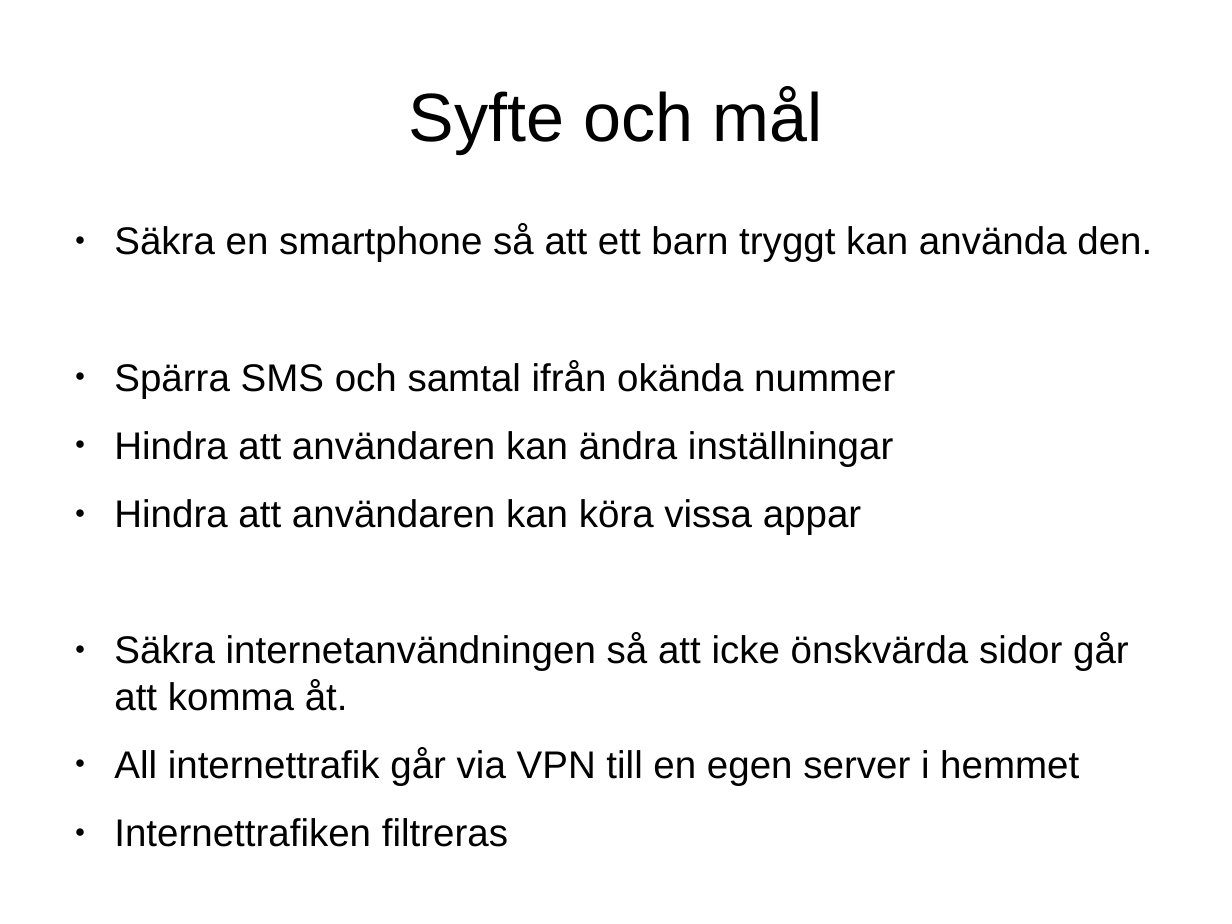
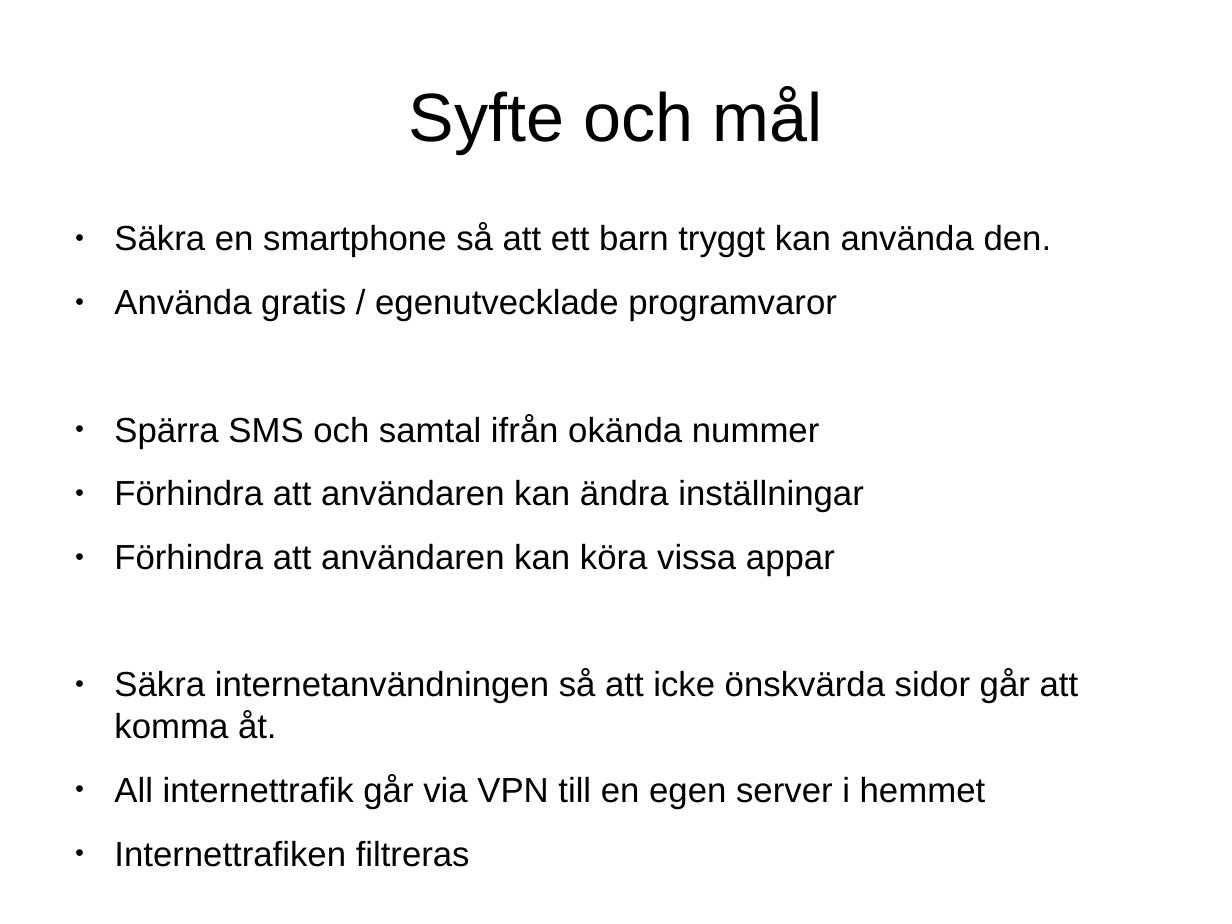
Before and after one commit to obidobanobi/documents, a slide deck: slide 3 of ParanoidPresentation.odp. Drawn at 1232x924 pixels with LibreOffice and Linux fonts; fonts in the diff are those of the drawing. Boxes give left, top, right and bottom in pixels: in the first picture for what was removed or moved away, otherwise in the second. Text is boxed around its words. In the diff, an @@ line names an element or a change of style, - is before the commit and + after.

Commit message:
lite ändringar i presentationen

```diff
--- a/ParanoidPresentation.odp
+++ b/ParanoidPresentation.odp
@@ text at (x1=114, y1=223, x2=1079, y2=867): size 24.8 to 22.4 pt in "Säkra en smartphone så att ett barn ...", "Spärra SMS och samtal ifrån okända nummer", "Säkra internetanvändningen så att icke önskvärda sidor ...", "All internettrafik går via VPN till en ..." and 1 more places @@
@@ text at (x1=114, y1=288, x2=837, y2=321): paragraph added @@
+● Använda gratis / egenutvecklade programvaror
@@ text at (x1=114, y1=479, x2=863, y2=576): text changed; size 24.8 to 22.4 pt @@
-● Hindra att användaren kan ändra inställningar
-● Hindra att användaren kan köra vissa appar
+● Förhindra att användaren kan ändra inställningar
+● Förhindra att användaren kan köra vissa appar
```
